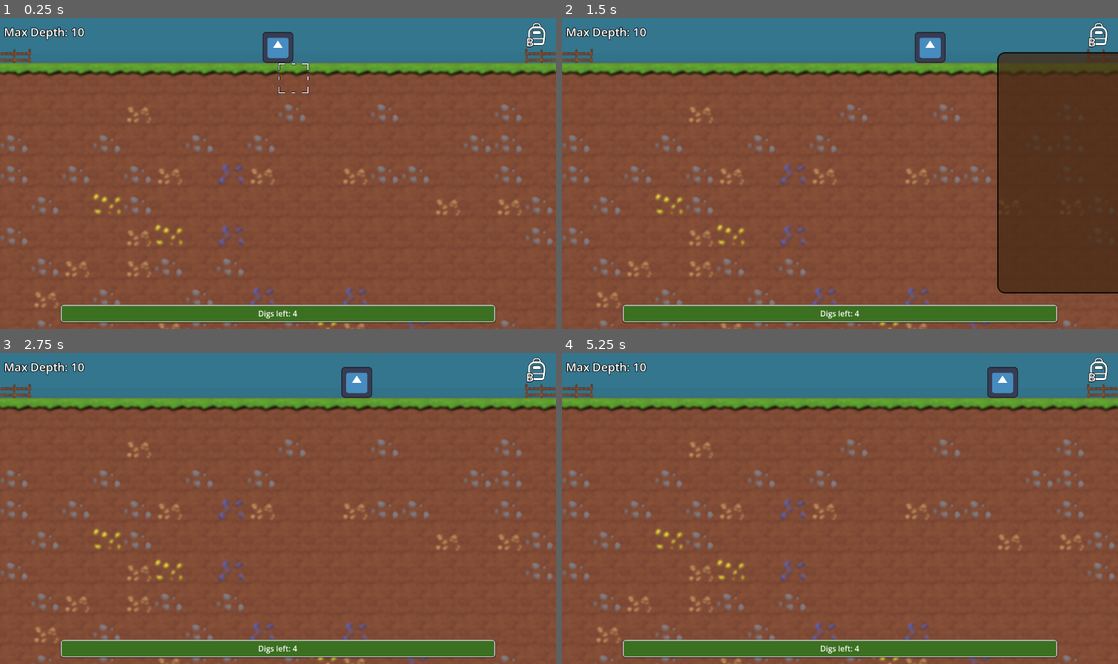
Above: before the commit, frames 1-4 (two rows, left to right).
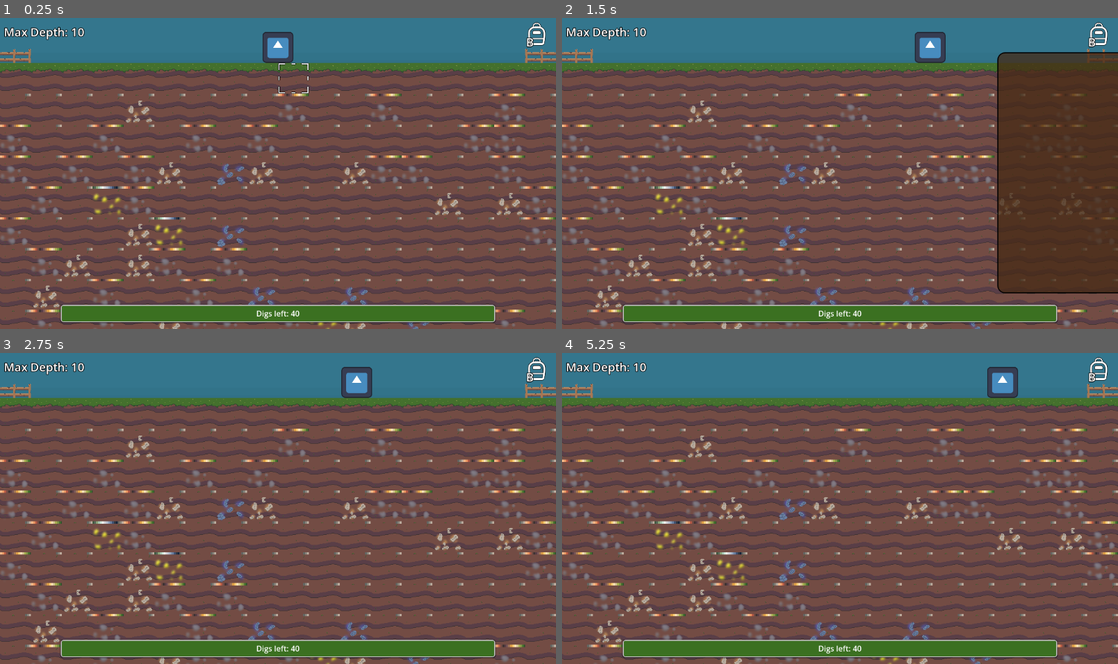
Above: after the commit, the same moments.

Repository: jakoofficial/DigNew
Game: Godot game, scene res://Scenes/Digzone.tscn
The game is run twice, just before and just after one commit, with the same random seed, the same clock (stepped at 60 frames per second) and the same inputs. The engine's default icon, where the game draws it, is replaced by a stand-in: a white triangle on a blue panel in a dark square.
Inputs (mouse positions are in pixels of both pictures, inside the frame that each line leads up to):
- Up to frame 1 (0.25 s): no input
- Up to frame 2 (1.5 s): tap Enter at 0.5 s; move the mouse to (962, 157) at 0.52 s; hold D (right) from 0.53 s (still down); tap B at 0.6 s; click (962, 157) at 0.67 s; tap Space at 0.77 s; move the mouse to (728, 189) at 1.27 s; tap R at 1.35 s
- Up to frame 3 (2.75 s): tap Space at 1.52 s; move the mouse to (333, 440) at 2.02 s; release D (right) at 2.03 s; hold A (left) from 2.03 s (still down); tap B at 2.1 s
- Up to frame 4 (5.25 s): move the mouse to (812, 570) at 2.77 s; release A (left) at 2.78 s; hold D (right) 2.78-4.28 s; tap R at 2.85, 4.35 s; click (812, 570) at 2.92 s; tap Space at 3.02, 3.77, 4.52 s; move the mouse to (1006, 555) at 3.52 s; tap B at 3.6, 5.1 s; move the mouse to (673, 461) at 4.27 s; hold A (left) 4.28-5.03 s; move the mouse to (867, 508) at 5.02 s; hold D (right) from 5.03 s (still down); click (867, 508) at 5.17 s

The runs differ from the first frame. In frame 1, 30% of the frame differs, in the area x 0-100%, y 9-100%; in frame 2, 24%; in frame 3, 30%; in frame 4, 30%.

Commit message:
Working on the assets with a new pallette

Diff:
--- a/Scripts/Globals/PlayerStats.gd
+++ b/Scripts/Globals/PlayerStats.gd
@@ -1,7 +1,7 @@
 extends Node
 
 @export var Stamina: float = 100
-@export var MaxDigs: int = 4
+@export var MaxDigs: int = 40
 @export var Balance: float = 0
 @export var Global_Inventory: Dictionary
 
Binary file changed: Sprites/Grass-dirt.png
